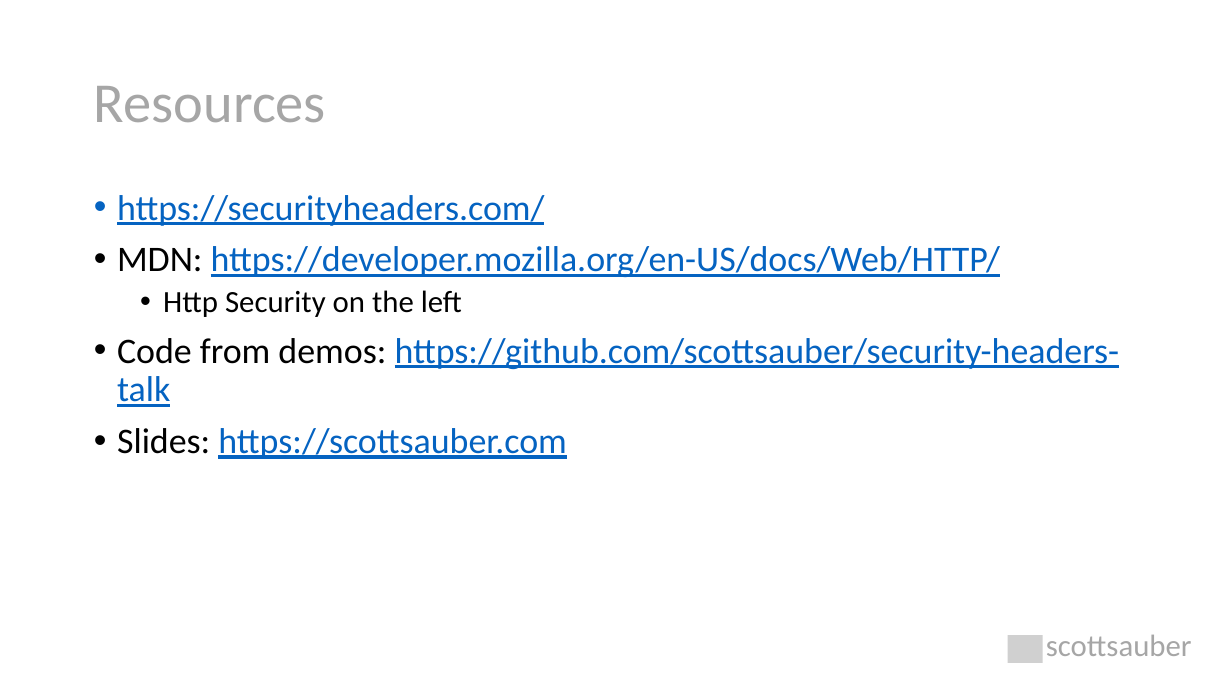
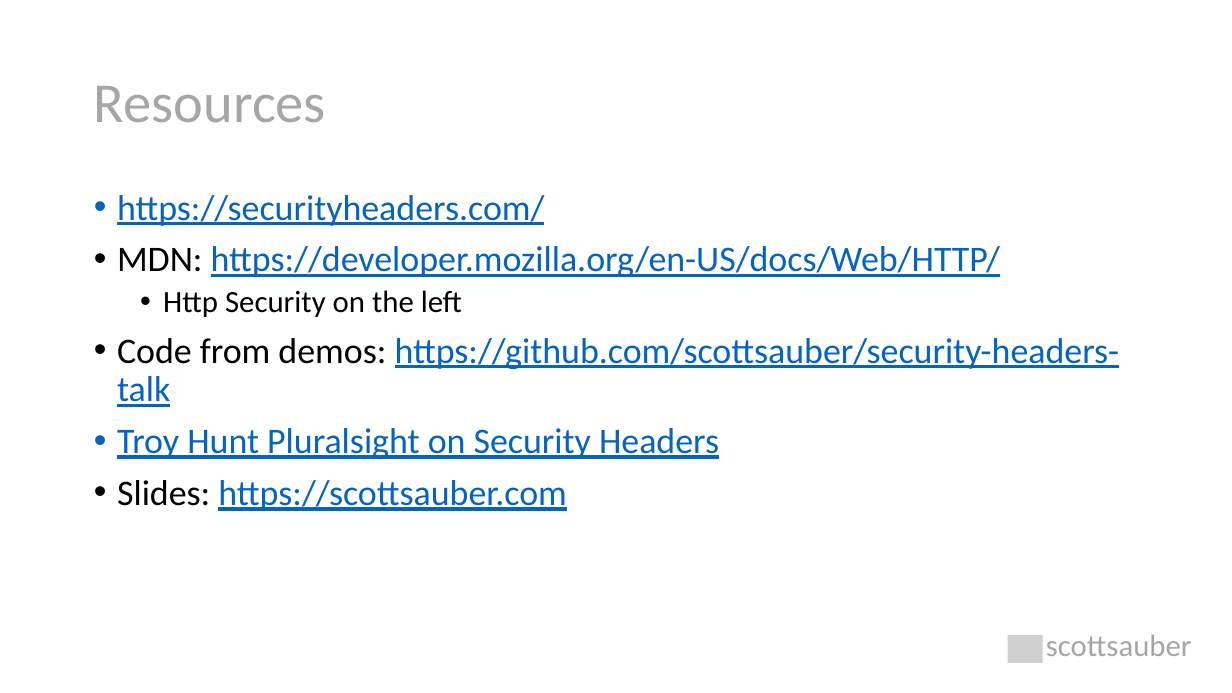
Before and after one commit to scottsauber/security-headers-talk, a slide deck: slide 67 of Security Headers Explained.pptx. Drawn at 1232x693 pixels with LibreOffice and Linux fonts; fonts in the diff are those of the drawing; grey boxes stand for pictures. Boxes give left, top, right and bottom in pixels: in the first picture for what was removed or moved away, otherwise in the second. Text is boxed around its words. In the diff, an @@ line names an element or a change of style, - is before the commit and + after.

```diff
--- a/Security Headers Explained.pptx
+++ b/Security Headers Explained.pptx
@@ text at (117,428,719,459): paragraph added @@
+• Troy Hunt Pluralsight on Security Headers
```
Also in this commit, not shown: 1 other file.
